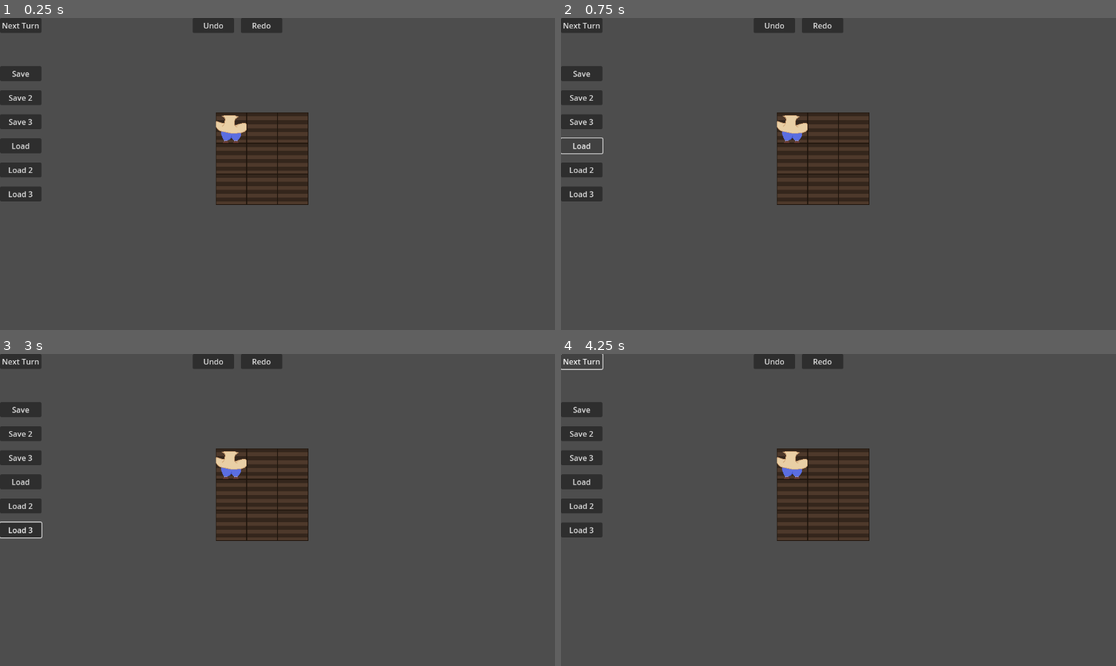
Above: before the commit, frames 1-4 (two rows, left to right).
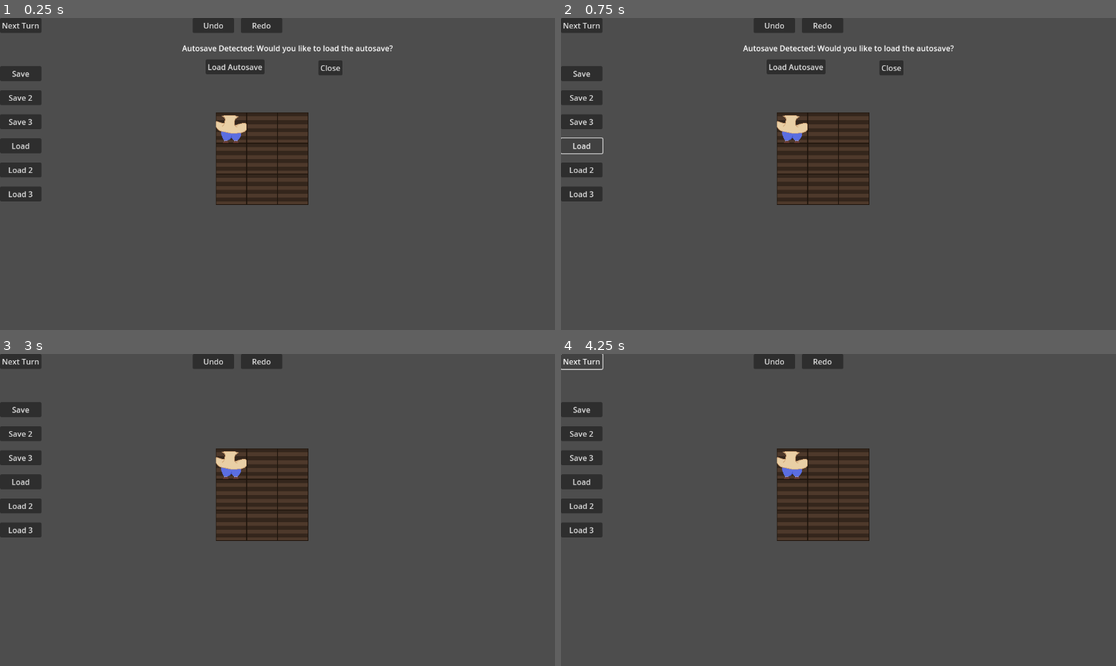
Above: after the commit, the same moments.

Repository: ZaneShan/CMPM-121-F
Game: Godot game, scene res://Main.tscn
Same seed, same stepped clock (60 frames per second), same inputs: the game is played once before the commit and once after it.
Inputs (mouse positions are in pixels of both pictures, inside the frame that each line leads up to):
- Up to frame 1 (0.25 s): no input
- Up to frame 2 (0.75 s): click "Load" at 0.5 s
- Up to frame 3 (3 s): click "Load 2" at 1.25 s; click "Load 3" at 2 s; click (233, 403) at 2.75 s, where only the run after the commit has a clickable "Load Autosave"
- Up to frame 4 (4.25 s): click "Next Turn" at 3.5 s

The runs differ from the first frame. In frame 1, 1.0% of the frame differs, in the area x 32-71%, y 8-19%; in frame 2, 1.0%; in frame 3, less than 0.1%; in frame 4, nothing differs.

Commit message:
f1.8 Fixed autosave and next turn interaction, fixed undo
autosave relies on next turn to update the autosave file so now when next turn is clicked autosave prompt goes away. Undo could not undo the very first move, so now the grid is saved to the undo_stack in ready, before the player starts playing.

Diff:
--- a/Main.gd
+++ b/Main.gd
@@ -15,6 +15,7 @@
 	var cell_size = 64
 	plotsArray = plot_scene.create_grid(grid_size, cell_size, self)
 
+
 	var level_complete_label = $LevelCompleteLabel
 	level_complete_label.visible = false
 
@@ -71,6 +72,8 @@
 	# Set the player's starting position to the top-left corner of the plots
 	if grid_size > 0:
 		player.position = plotsArray[0][0].position  # Position matches the top-left plot
+
+	encode_current_grid() # Save start of the game to undo stack
 
 # Turn update button callback
 # Turn update button callback
@@ -83,6 +86,12 @@
 	encode_current_grid()
 	check_level_complete()
 	autosave()
+	var autosaveLabel = $AutosaveLabel
+	var autosaveButton = $AutosaveButton
+	var autosaveCloseButton = $AutosaveCloseButton
+	autosaveLabel.visible = false
+	autosaveButton.visible = false
+	autosaveCloseButton.visible = false
 
 func closeAutosave():
 	var autosaveLabel = $AutosaveLabel
@@ -170,6 +179,7 @@
 
 	file.close()
 	print("Grid data and stacks loaded successfully!")
+	check_level_complete()
 
 
 func save(fileName: String):
@@ -230,6 +240,7 @@
 
 	file.close()
 	print("Grid data and stacks loaded successfully!")
+	check_level_complete()
 
 
 # Undo the last action
--- a/Main.tscn
+++ b/Main.tscn
@@ -73,27 +73,24 @@
 vertical_alignment = 2
 
 [node name="AutosaveLabel" type="Label" parent="."]
-visible = false
-offset_left = 361.0
-offset_top = 120.0
-offset_right = 799.0
-offset_bottom = 143.0
+offset_left = 378.0
+offset_top = 51.0
+offset_right = 816.0
+offset_bottom = 74.0
 text = "Autosave Detected: Would you like to load the autosave?"
 
 [node name="AutosaveButton" type="Button" parent="."]
-visible = false
-offset_left = 435.0
-offset_top = 154.0
-offset_right = 557.0
-offset_bottom = 185.0
+offset_left = 427.0
+offset_top = 86.0
+offset_right = 549.0
+offset_bottom = 117.0
 text = "Load Autosave"
 
 [node name="AutosaveCloseButton" type="Button" parent="."]
-visible = false
-offset_left = 610.0
-offset_top = 154.0
-offset_right = 660.0
-offset_bottom = 185.0
+offset_left = 661.0
+offset_top = 88.0
+offset_right = 711.0
+offset_bottom = 119.0
 text = "Close"
 
 [connection signal="pressed" from="TurnButton" to="." method="_on_turn_button_pressed"]
